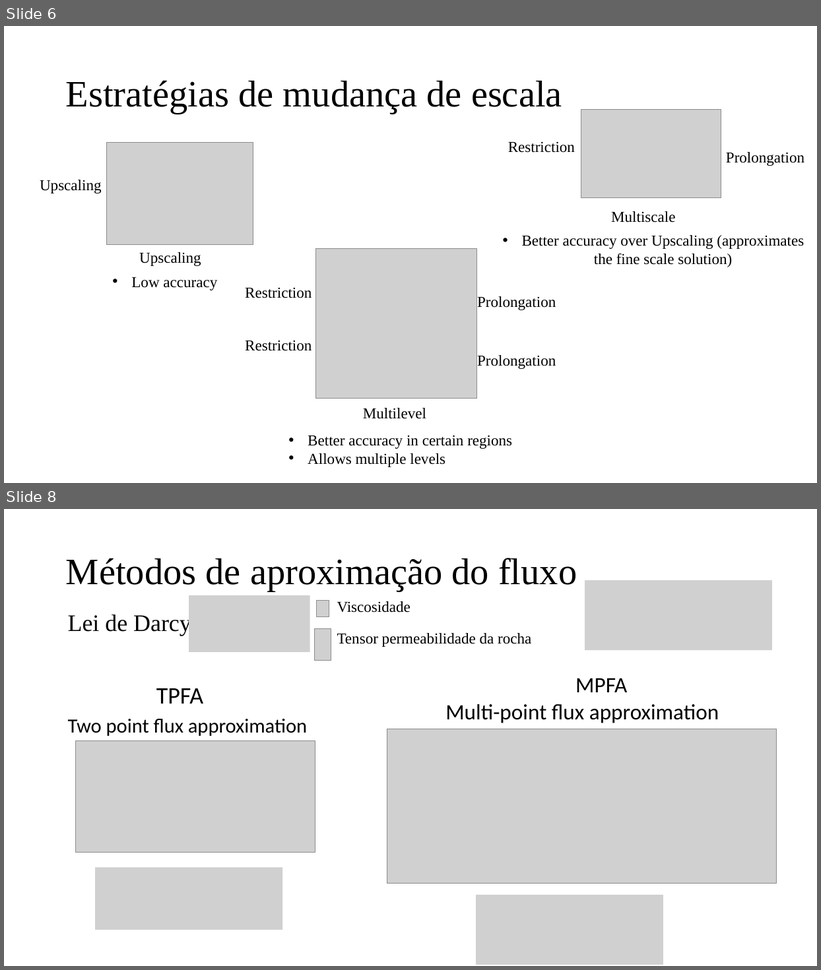
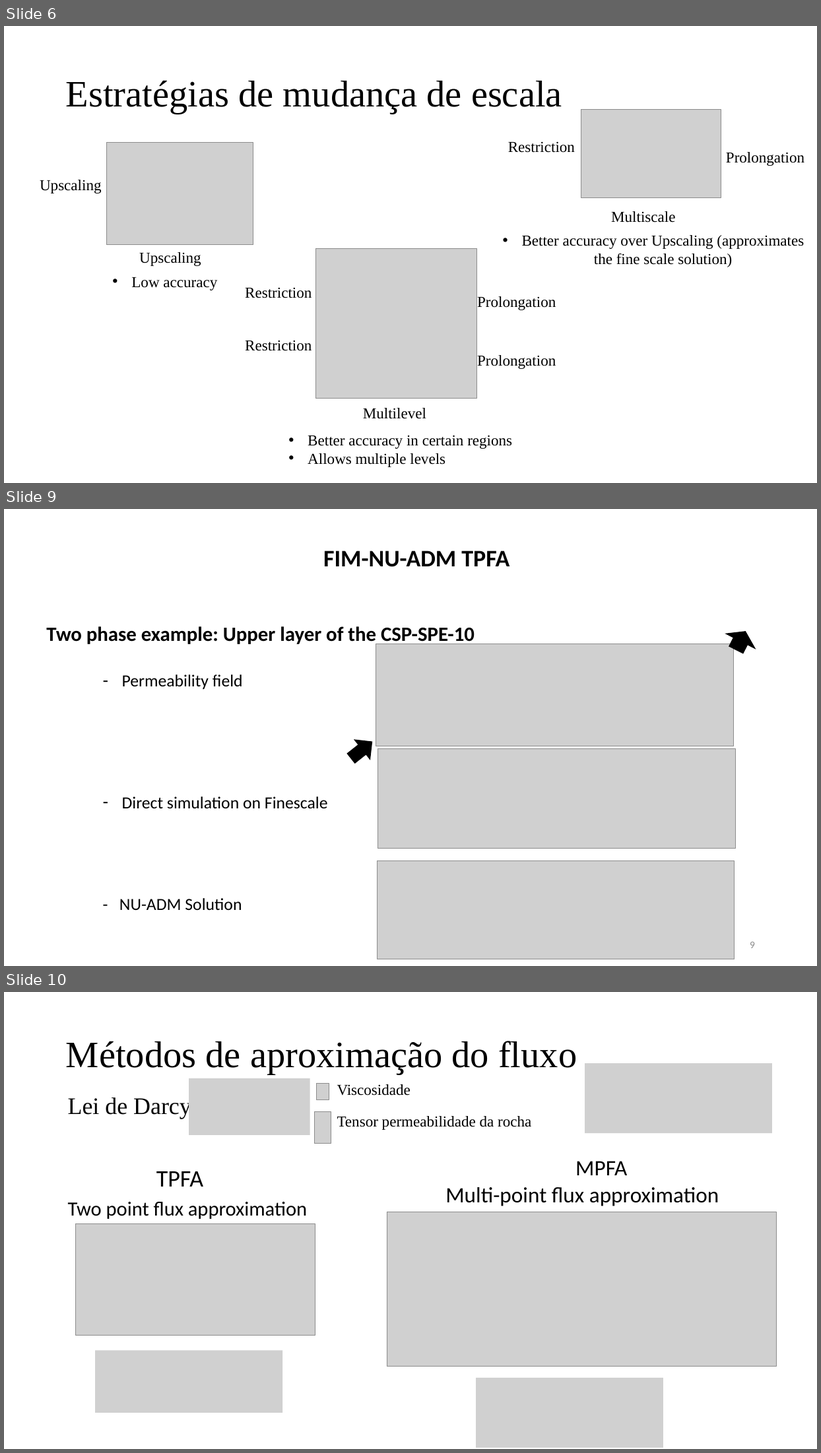
Before and after one commit to jpra2/matlab_mestrado, a slide deck: eds2/Apresentação EDS II.pptx. Shown one above the other, each under a label of ours: slides 6 and 8 before the commit, slides 6, 9 and 10 after it; the slides between them are not shown. The pictures are 821x970 and 821x1453 pixels, drawn with LibreOffice and Linux fonts; fonts in the diff are those of the drawing; grey boxes stand for pictures. Boxes give left, top, right and bottom in pixels: in the first picture for what was removed or moved away, otherwise in the second. Text is boxed around its words. In the diff, an @@ line names an element or a change of style, - is before the commit and + after.

```diff
--- a/eds2/Apresentação EDS II.pptx
+++ b/eds2/Apresentação EDS II.pptx
@@ slide 9 added at [4,509,817,966], background #FFFFFF @@
@@ text added at [323,551,510,567], 28 pt, text #000000, bold @@
+FIM-NU-ADM TPFA
@@ text added at [46,626,475,646], 24 pt, text #000000, bold @@
+Two phase example: Upper layer of the CSP-SPE-10
@@ text added at [120,675,328,911], 20 pt, text #000000 @@
+– Permeability field
+– Direct simulation on Finescale
+- NU-ADM Solution
@@ group added at [345,625,758,959]: 3 pictures, 2 up arrows @@
@@ page number added at [750,942,755,949], 12 pt, text #8C8C8C @@
+9
@@ what was slide 8 is now slide 10 @@
```
Also in this commit, not shown: 2 slides changed, 1 other slide added, 1 other file.
